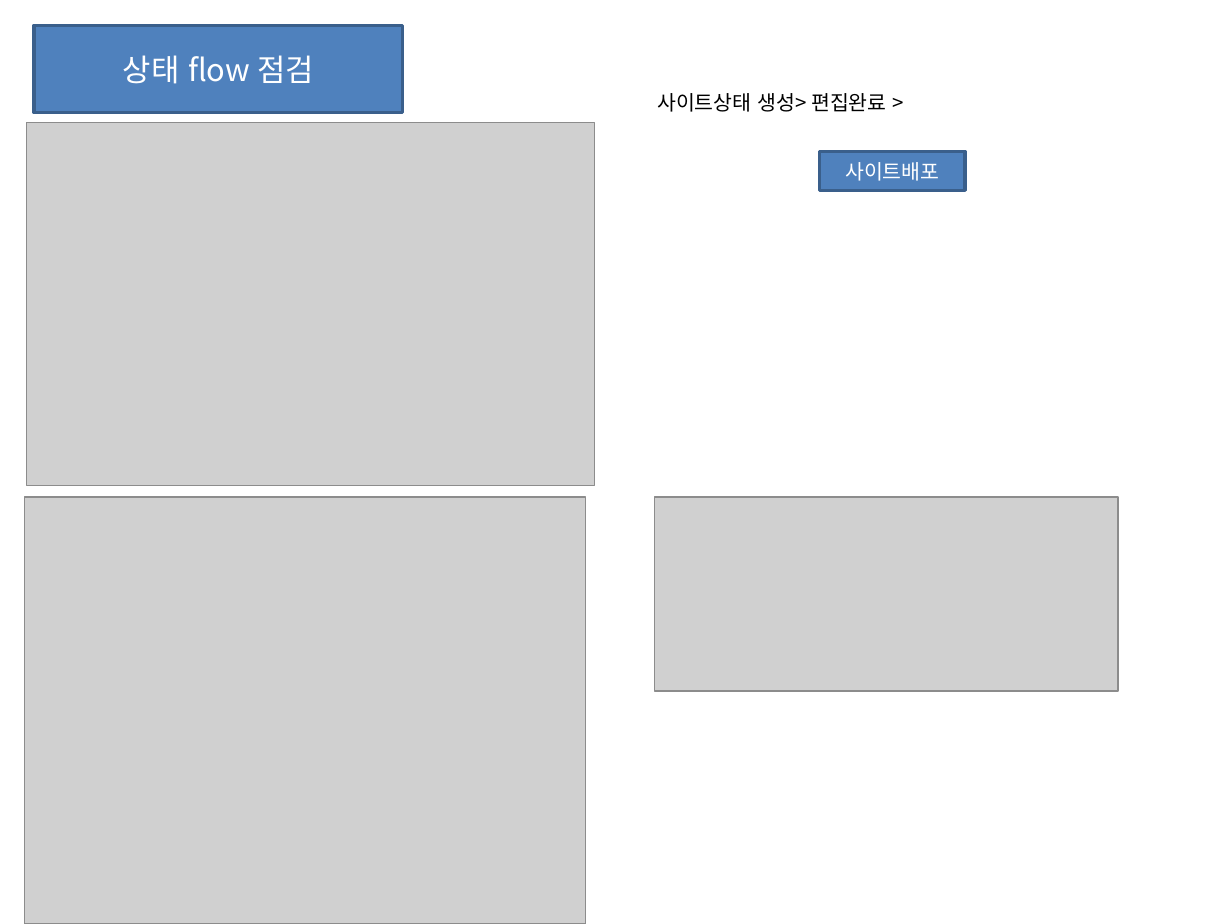
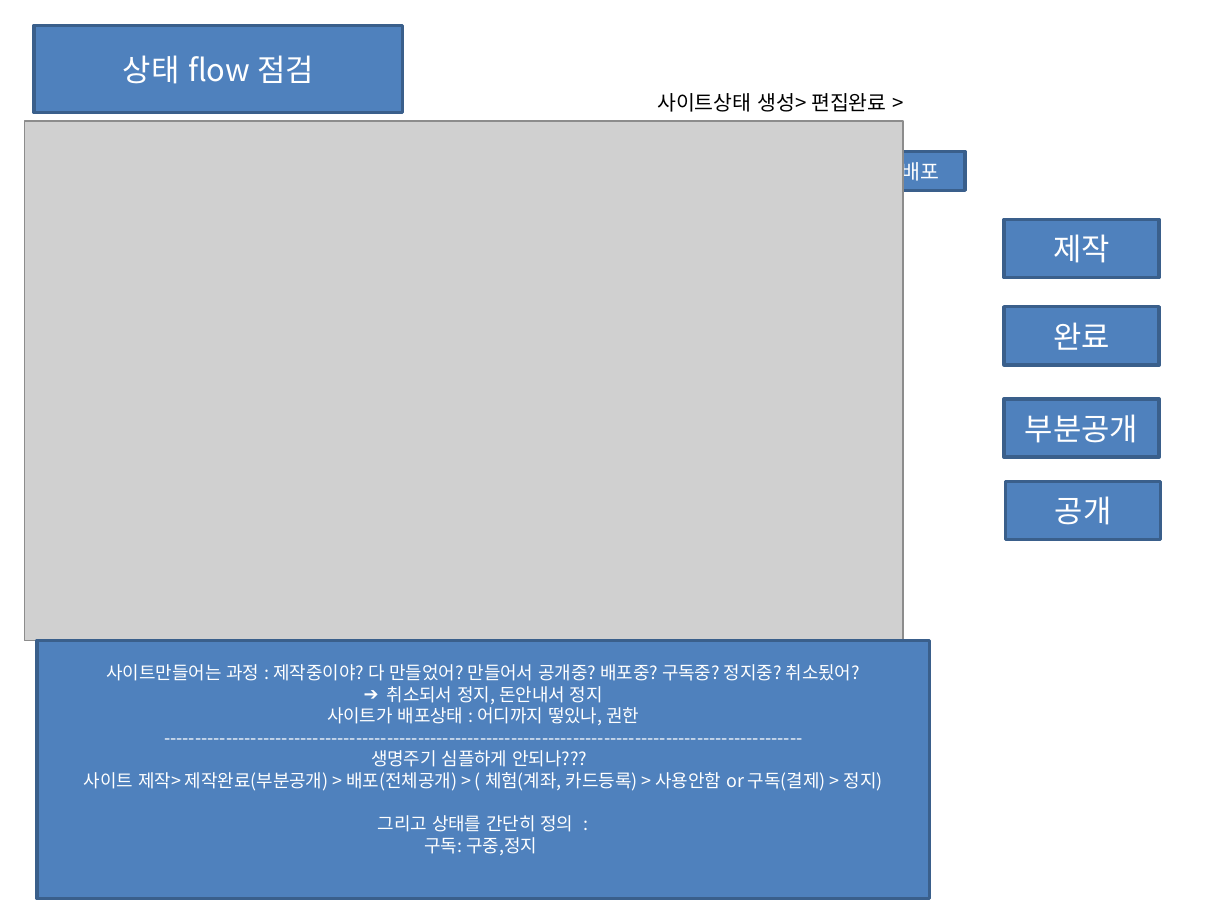
Before and after one commit to oksusoo1/homepageDev, a slide deck: slide 8 of My-plaform기획2.pptx. Drawn at 1232x924 pixels with LibreOffice and Linux fonts; fonts in the diff are those of the drawing; grey boxes stand for pictures. Boxes give left, top, right and bottom in pixels: in the first picture for what was removed or moved away, otherwise in the second. Text is boxed around its words. In the diff, an @@ line names an element or a change of style, - is before the commit and + after.

```diff
--- a/My-plaform기획2.pptx
+++ b/My-plaform기획2.pptx
@@ picture added at (x1=25, y1=121, x2=903, y2=641) @@
@@ picture removed at (x1=27, y1=123, x2=595, y2=485) @@
@@ rectangle added at (x1=1004, y1=219, x2=1159, y2=277), fill #4F81BD, outline #3A5F8C 2 pt, 18 pt, text #FFFFFF @@
+제작
@@ rectangle added at (x1=1004, y1=307, x2=1159, y2=365), fill #4F81BD, outline #3A5F8C 2 pt, 18 pt, text #FFFFFF @@
+완료
@@ rectangle added at (x1=1004, y1=399, x2=1159, y2=457), fill #4F81BD, outline #3A5F8C 2 pt, 18 pt, text #FFFFFF @@
+부분공개
@@ picture removed at (x1=25, y1=496, x2=586, y2=924) @@
@@ picture removed at (x1=654, y1=496, x2=1117, y2=690) @@
@@ rectangle added at (x1=1005, y1=482, x2=1161, y2=540), fill #4F81BD, outline #3A5F8C 2 pt, 18 pt, text #FFFFFF @@
+공개
@@ rectangle added at (x1=37, y1=641, x2=929, y2=898), fill #4F81BD, outline #3A5F8C 2 pt, 10.5 pt, text #FFFFFF @@
+사이트만들어는 과정 : 제작중이야? 다 만들었어? 만들어서 공개중? 배포중? 구독중? 정지중? 취소됬어?
+➔ 취소되서 정지, 돈안내서 정지
+사이트가 배포상태 : 어디까지 떻있나, 권한
+-------------------------------------------------------------------------------------------------------
+생명주기 심플하게 안되나???
+사이트 제작> 제작완료(부분공개) > 배포(전체공개) > ( 체험(계좌, 카드등록) > 사용안함 or 구독(결제) > 정지)
+그리고 상태를 간단히 정의 :
+구독: 구중,정지
```
Also in this commit, not shown: 6 slides added, 10 other files.
